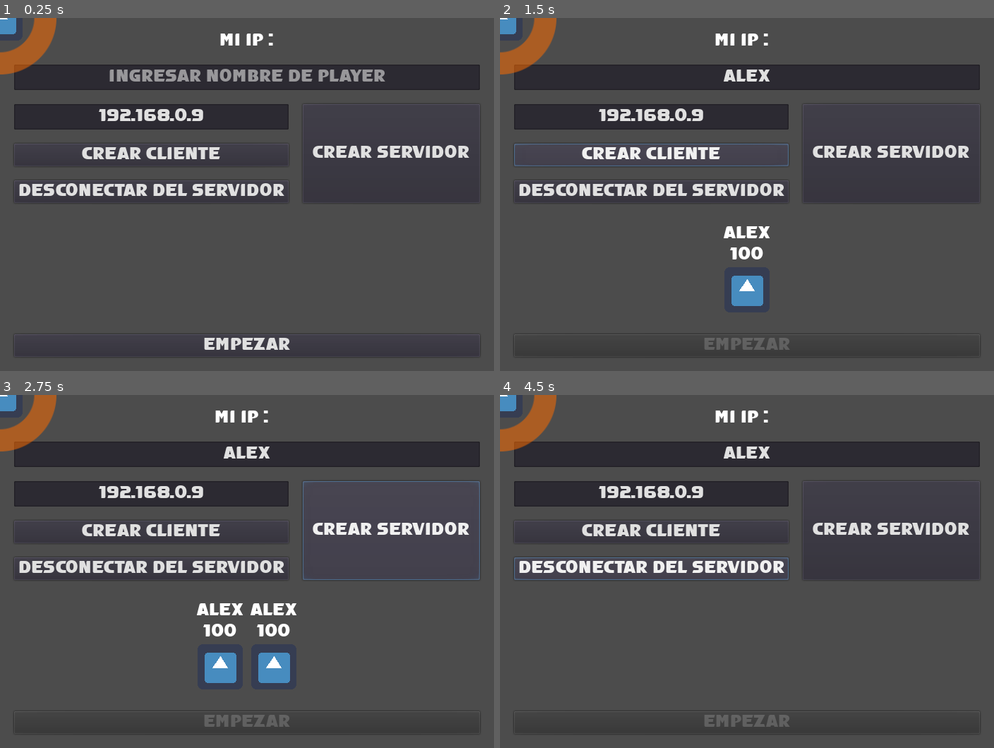
Above: before the commit, frames 1-4 (two rows, left to right).
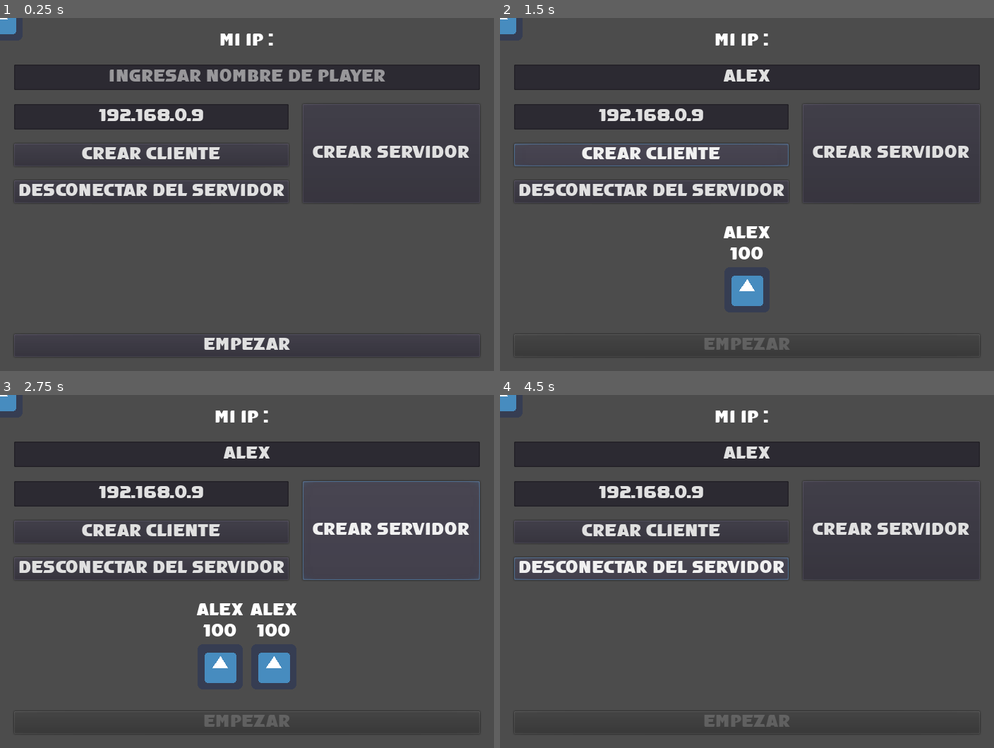
Above: after the commit, the same moments.

Repository: andresdrc/multiplayer-godot
Game: Godot game, scene res://player/player.tscn
Two runs of this game, one before a commit and one after it. Both use one fixed random seed, a clock stepped at 60 frames per second and the inputs below. This scene is started directly instead of the project's main scene. The engine's default icon, where the game draws it, is replaced by a stand-in: a white triangle on a blue panel in a dark square.
Inputs (mouse positions are in pixels of both pictures, inside the frame that each line leads up to):
- Up to frame 1 (0.25 s): no input
- Up to frame 2 (1.5 s): click (747, 78) at 0.52 s; type "Alex" at 0.6 s; click "crear cliente" at 1.25 s
- Up to frame 3 (2.75 s): click "crear servidor" at 2 s
- Up to frame 4 (4.5 s): click "desconectar del servidor" at 2.75 s; click "crear cliente" at 3.5 s; click "desconectar del servidor" at 4.25 s

The runs differ from the first frame. In frame 1, 0.9% of the frame differs, in the area x 0-12%, y 0-16%; in frame 2, 0.9%; in frame 3, 0.9%; in frame 4, 0.9%.
Error in both runs: Invalid get index '3' (on base: 'Array'). (res://network.gd:33)

Commit message:
recibir danio

Diff:
--- a/network.gd
+++ b/network.gd
@@ -56,7 +56,7 @@
 func _player_conectado(id):
 	print("El peer " + str(id) + " se a conectado al servidor")
 
-	rpc_id(id, "instanciar_peer",InfoPlayers.mi_info)
+	rpc_id(id, "instanciar_peer",InfoPlayers.players_info[Network.mi_id])
 
 
 func _player_desconectado(id):
@@ -79,8 +79,10 @@
 
 func instanciar_mi_player(id, nom_player, vida):
 	UiNetwork.aniadir_player(id, nom_player, vida)
-	InfoPlayers.mi_info["nombre"] = nom_player
-	InfoPlayers.mi_info["vida"] = vida
+#	InfoPlayers.mi_info["nombre"] = nom_player
+#	InfoPlayers.mi_info["vida"] = vida
+
+	InfoPlayers.players_info[id] = {"nombre" : nom_player, "vida" : vida}
 
 
 remote func instanciar_peer(info):
@@ -97,22 +99,24 @@
 	var mi_player = player.instance()
 	mi_player.set_name(str(Network.mi_id))
 	mi_player.set_network_master(Network.mi_id)
-	mi_player.mostrar_datos(InfoPlayers.mi_info)
+	mi_player.mostrar_datos(InfoPlayers.players_info[Network.mi_id])
 	Mundo.get_node("Players").add_child(mi_player)
 
 	# Load other players
-	for p in InfoPlayers.players_info:
-		var otro_player = player.instance()
-		otro_player.set_name(str(p))
-		otro_player.set_network_master(p)
-		otro_player.mostrar_datos(InfoPlayers.players_info[p])
-		Mundo.get_node("Players").add_child(otro_player)
+	for p in InfoPlayers.players_info :
+		if p != mi_id:
+			var otro_player = player.instance()
+			otro_player.set_name(str(p))
+			otro_player.set_network_master(p)
+			otro_player.mostrar_datos(InfoPlayers.players_info[p])
+			Mundo.get_node("Players").add_child(otro_player)
 
 	print("termine PRE_CONFIGURAR_JUEGO")
 	rpc_id(1, "precofiguracion_terminada")
 
+
 remotesync func precofiguracion_terminada():
-	print("VERIFICANDO JUEGAODRES TEMINADOS")
+	print("VERIFICANDO JUGADORES TERMINADOS")
 	var player_conf = get_tree().get_rpc_sender_id()
 
 	players_configurados.append(player_conf)
@@ -120,8 +124,9 @@
 	print(InfoPlayers.players_info.size())
 	print(InfoPlayers.players_info)
 
-	if players_configurados.size() == InfoPlayers.players_info.size()+1:
+	if players_configurados.size() == InfoPlayers.players_info.size():
 		rpc("post_configure_game")
+		print("aquiaquiaquiaqui")
 
 
 remotesync func post_configure_game():
--- a/player/Player.gd
+++ b/player/Player.gd
@@ -29,15 +29,21 @@
 	$Ataque/Area2D.monitorable = false
 	$Ataque/Area2D.monitoring = false
 
-puppet func recibir_danio():
-	InfoPlayers.mi_info["vida"] -=  10
-	mostrar_datos(InfoPlayers.mi_info)
+puppet func recibir_danio(id):
+	print("DANNNiiioooo")
+	print("MI INFO: ",InfoPlayers.mi_info)
+	print("INFO PLAYERS: ",InfoPlayers.players_info)
+
+#	InfoPlayers.players_info["vida"] -=  10
+	InfoPlayers.players_info[id]["vida"] -=  10
+
+	mostrar_datos(InfoPlayers.players_info[id])
 
 func _on_Player_area_entered(area):
 	if self.is_network_master():
 		if area.is_in_group("ataque"):
-			recibir_danio()
-			rpc("recibir_danio")
+			recibir_danio(Network.mi_id)
+			rpc("recibir_danio", Network.mi_id)
 
 
 #master func recibir_danio():
@@ -49,8 +55,6 @@
 puppet func actualizar_pos(pos):
 	self.global_position = pos
 
-
-
 #
 #puppet func danio_p():
 #	var id = get_tree().get_rpc_sender_id()
--- a/player/player.tscn
+++ b/player/player.tscn
@@ -17,6 +17,7 @@
 script = ExtResource( 3 )
 
 [node name="Ataque" type="Sprite" parent="."]
+visible = false
 modulate = Color( 1, 1, 1, 0.533333 )
 scale = Vector2( 1.04575, 1.04575 )
 texture = ExtResource( 1 )
@@ -27,22 +28,18 @@
 
 [node name="CollisionShape2D" type="CollisionShape2D" parent="Ataque/Area2D"]
 position = Vector2( -57.375, -0.95625 )
-scale = Vector2( 1, 1 )
 shape = SubResource( 2 )
 
 [node name="CollisionShape2D2" type="CollisionShape2D" parent="Ataque/Area2D"]
 position = Vector2( 57.375, -0.956249 )
-scale = Vector2( 1, 1 )
 shape = SubResource( 2 )
 
 [node name="CollisionShape2D3" type="CollisionShape2D" parent="Ataque/Area2D"]
 position = Vector2( 0, 51.6375 )
-scale = Vector2( 1, 1 )
 shape = SubResource( 3 )
 
 [node name="CollisionShape2D4" type="CollisionShape2D" parent="Ataque/Area2D"]
 position = Vector2( -0.95625, -55.4625 )
-scale = Vector2( 1, 1 )
 shape = SubResource( 3 )
 
 [node name="CollisionShape2D" type="CollisionShape2D" parent="."]
